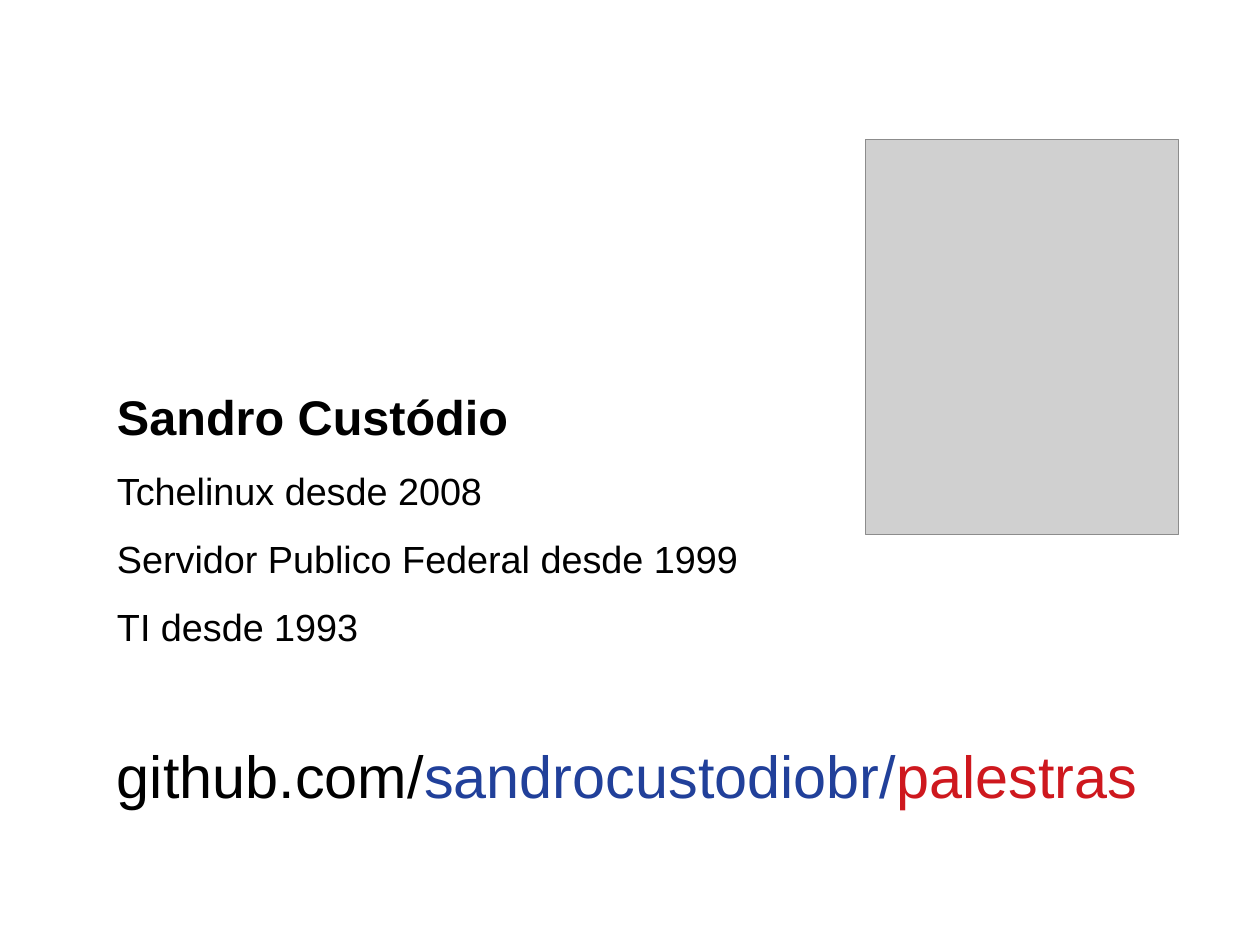
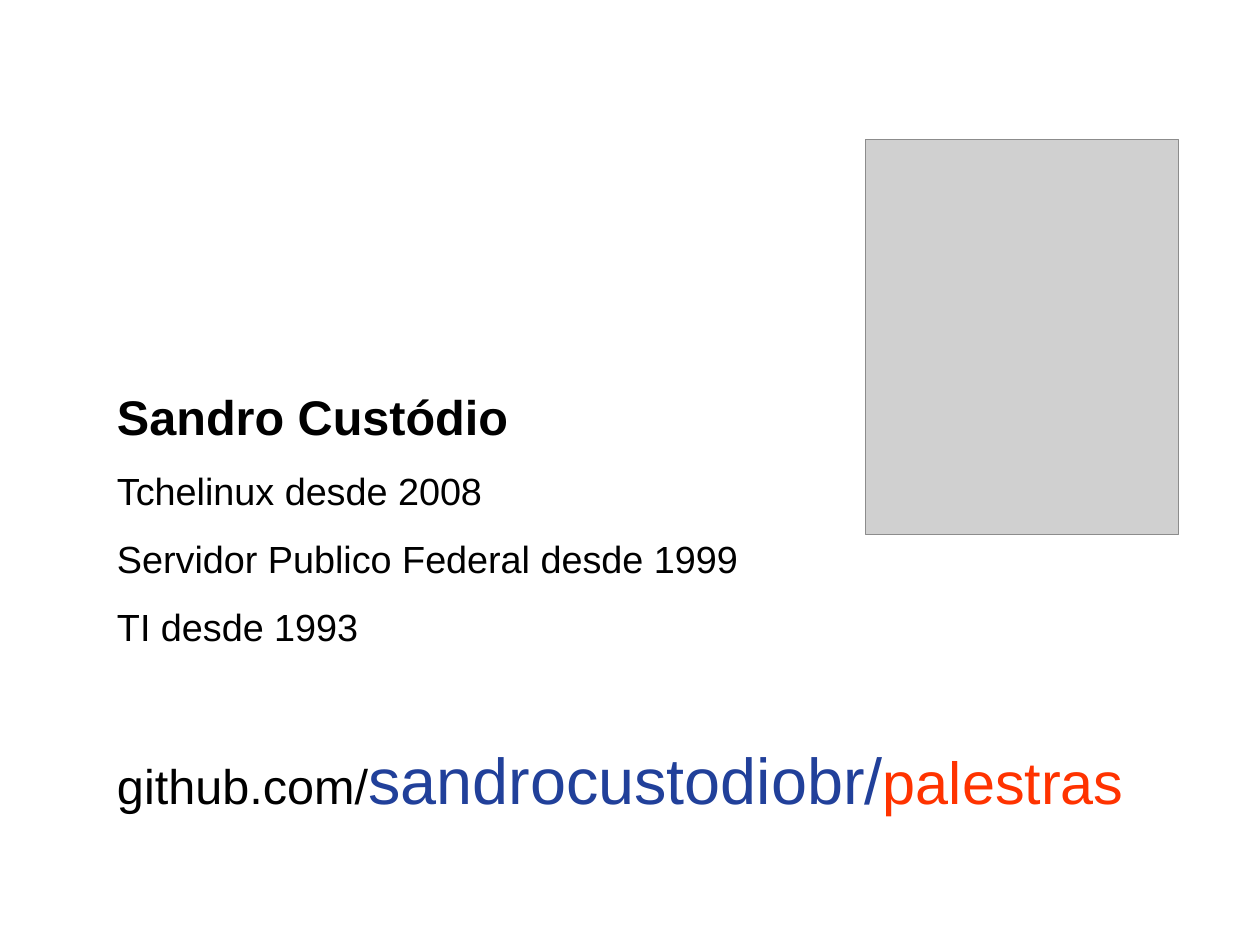
Before and after one commit to sandrocustodiobr/palestras, a slide deck: slide 42 of 2019-git/Git em projetos academicos out2019.odp. Drawn at 1260x945 pixels with LibreOffice and Linux fonts; fonts in the diff are those of the drawing; grey boxes stand for pictures. Boxes give left, top, right and bottom in pixels: in the first picture for what was removed or moved away, otherwise in the second. Text is boxed around its words. In the diff, an @@ line names an element or a change of style, - is before the commit and + after.

```diff
--- a/2019-git/Git em projetos academicos out2019.odp
+++ b/2019-git/Git em projetos academicos out2019.odp
@@ text at [117,757,1124,814]: size 37.4 to 30.6 pt, size 37.4 to 40.8 pt, text colour #CE181E to #FF3300 in "github.com/sandrocustodiobr/palestras" @@
```
Also in this commit, not shown: 1 other slide changed, 1 other file.
